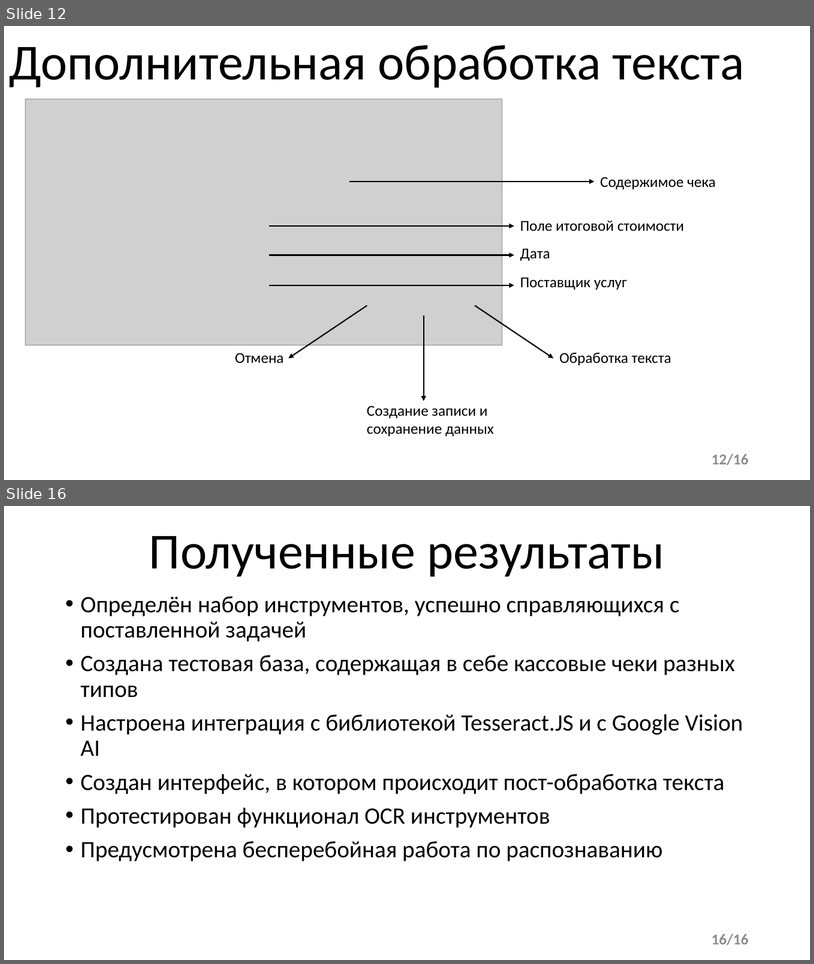
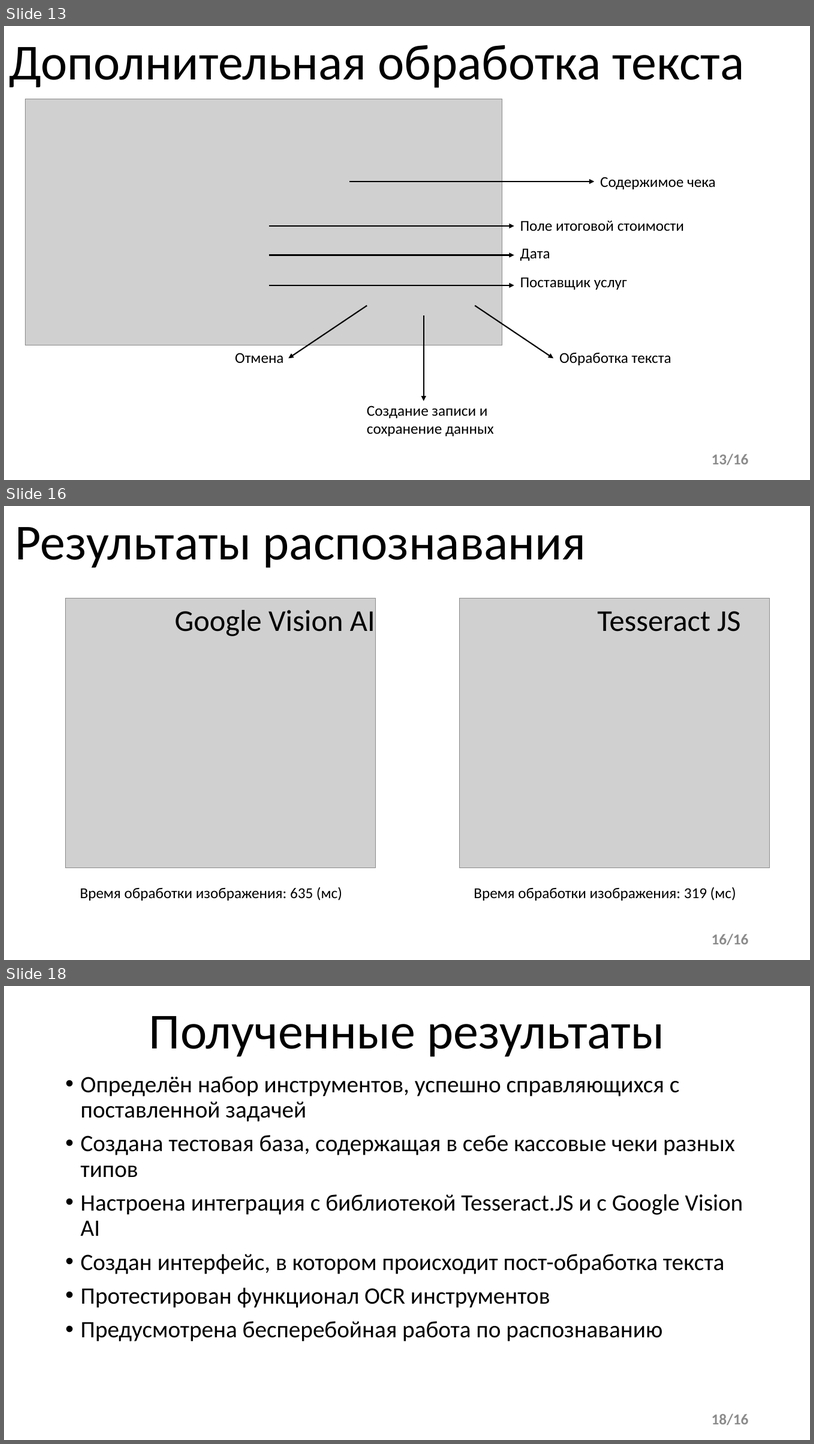
Before and after one commit to nassneg/diploma, a slide deck: ВКР Снегур.pptx. Shown one above the other, each under a label of ours: slides 12 and 16 before the commit, slides 13, 16 and 18 after it; the slides between them are not shown. The pictures are 814x964 and 814x1444 pixels, drawn with LibreOffice and Linux fonts; fonts in the diff are those of the drawing; grey boxes stand for pictures. Boxes give left, top, right and bottom in pixels: in the first picture for what was removed or moved away, otherwise in the second. Text is boxed around its words. In the diff, an @@ line names an element or a change of style, - is before the commit and + after.

```diff
--- a/ВКР Снегур.pptx
+++ b/ВКР Снегур.pptx
@@ slide 16 added at (4, 506, 810, 960), background #FFFFFF @@
@@ text added at (15, 527, 587, 568), 60 pt, text #000000 @@
+Результаты распознавания
@@ picture added at (66, 598, 376, 868) @@
@@ text added at (175, 610, 375, 636), 36 pt, text #000000 @@
+Google Vision AI
@@ picture added at (459, 598, 770, 868) @@
@@ text added at (597, 611, 741, 631), 36 pt, text #000000 @@
+Tesseract JS
@@ text added at (80, 886, 342, 900), 18 pt, text #000000 @@
+Время обработки изображения: 635 (мс)
@@ text added at (474, 886, 737, 900), 18 pt, text #000000 @@
+Время обработки изображения: 319 (мс)
@@ page number added at (712, 933, 749, 945), 18 pt, text #8C8C8C, bold @@
+16/16
@@ what was slide 12 is now slide 13 @@
@@ page number at (712, 453, 749, 465): text changed @@
-12/16
+13/16
@@ what was slide 16 is now slide 18 @@
@@ page number at (712, 1413, 749, 1425): text changed @@
-16/16
+18/16
```
Also in this commit, not shown: 7 slides changed, 5 other slides added, 4 slides removed, 8 other files.
